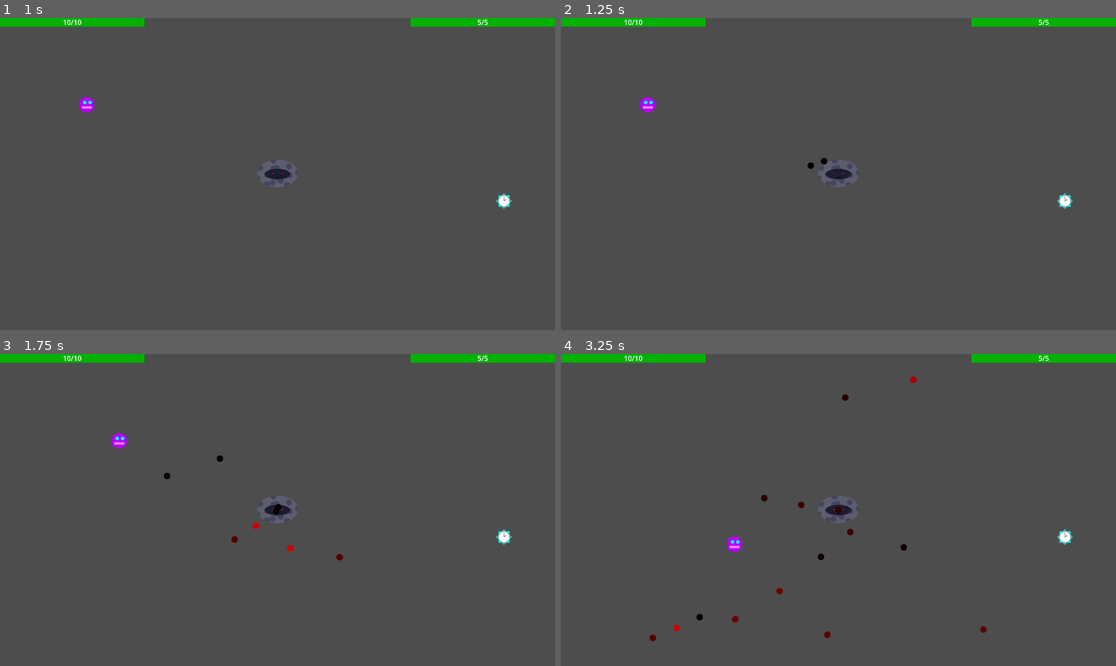
Above: before the commit, frames 1-4 (two rows, left to right).
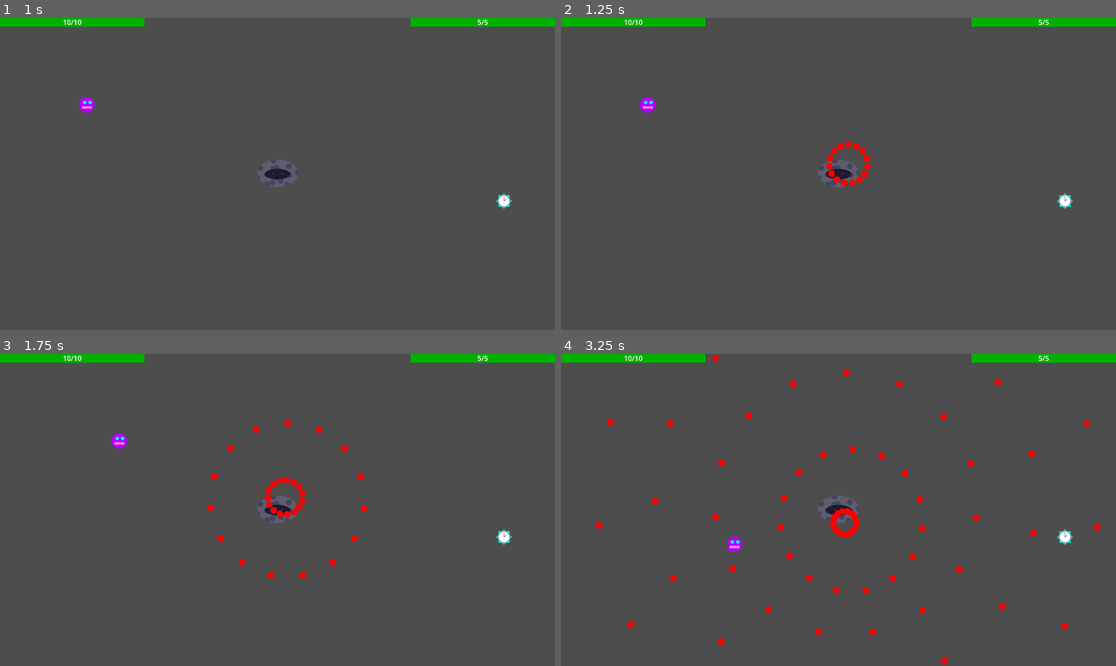
Above: after the commit, the same moments.

Repository: Antoine-Lagache/GameJam_2025
Game: Godot game, scene res://scene/start_menu.tscn
The game is run twice, just before and just after one commit, with the same random seed, the same clock (stepped at 60 frames per second) and the same inputs.
Inputs (mouse positions are in pixels of both pictures, inside the frame that each line leads up to):
- Up to frame 1 (1 s): click "Start Game" at 0.5 s
- Up to frame 2 (1.25 s): no input
- Up to frame 3 (1.75 s): move the mouse to (399, 494) at 1.27 s; hold Right (right) from 1.28 s (still down); hold Shift from 1.28 s (still down)
- Up to frame 4 (3.25 s): move the mouse to (727, 525) at 2.02 s; release Right (right) at 2.03 s; release Shift at 2.03 s; hold Down (down) 2.03-2.78 s; tap Shift at 2.1 s; move the mouse to (894, 441) at 2.77 s; hold Right (right) from 2.78 s (still down); hold Shift from 2.78 s (still down)

Frame 1 is identical in both runs. In frame 2, 0.4% of the frame differs, in the area x 44-56%, y 39-54%; in frame 3, 0.8%; in frame 4, 1.6%, in the area x 6-98%, y 0-100%.

Commit message:
moi je push

Diff:
--- a/gamejame/script/mechant.gd
+++ b/gamejame/script/mechant.gd
@@ -5,7 +5,7 @@
 var pattern_path = load("res://scene/pattern.tscn")
 var bullet_limit:int = 100
 var pattern = pattern_path.instantiate()
-var max_pattern = 6
+var max_pattern = 7
 @onready var boss_hit_sound: AudioStreamPlayer2D = $BossHitSound
 var number_of_flash: int
 
@@ -14,7 +14,7 @@
 	var screen = DisplayServer.window_get_size()
 	position = Vector2(screen.x/2, screen.y/2)
 	print(position)
-	pattern.pattern_id=4
+	pattern.pattern_id=max_pattern
 	add_child(pattern)
 	$CanvasLayer/Health_bar.max_health = 5
 	$CanvasLayer/Health_bar.position = Vector2(screen.x - $CanvasLayer/Health_bar/red.size.x,0)
--- a/gamejame/script/pattern.gd
+++ b/gamejame/script/pattern.gd
@@ -31,7 +31,7 @@
 		6:
 			pattern_6()
 		7:
-			pass
+			pattern_7()
 		8:
 			pass
 		9:
--- a/gamejame/script/time_stop.gd
+++ b/gamejame/script/time_stop.gd
@@ -15,7 +15,7 @@
 # Called every frame. 'delta' is the elapsed time since the previous frame.
 func _process(delta: float) -> void:
 	if slow_time and Global.time_speed>0 and slowing:
-		Global.time_speed += -delta/0.3
+		Global.time_speed += -delta/0.5
 	elif slow_time:
 		slow_time = false
 		Global.time_speed = 0.
